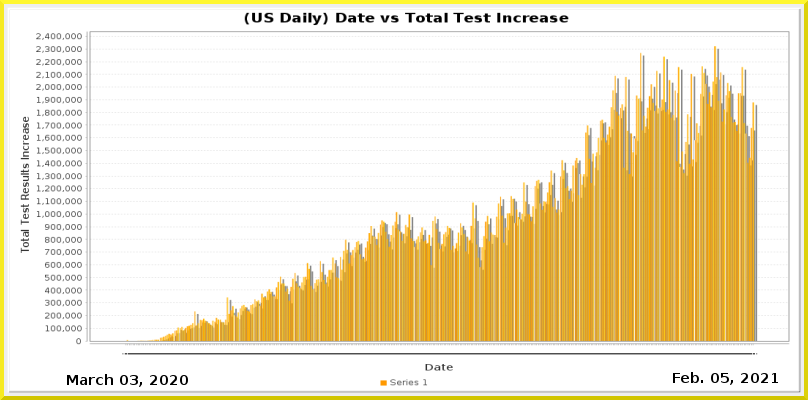
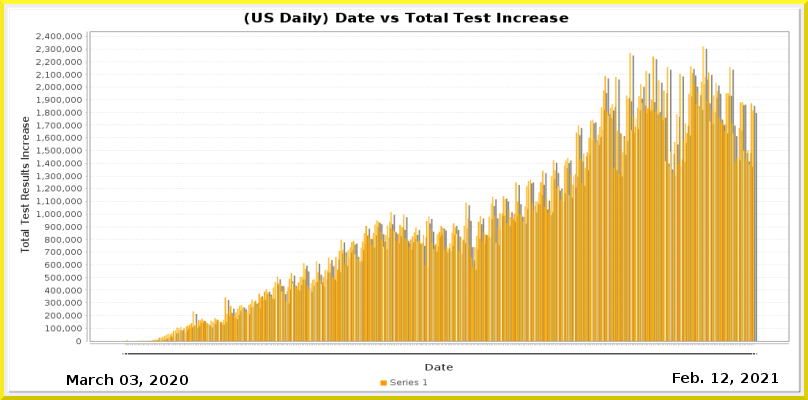
Comparing the layer stacks of the two 808x400 images. Changes:
painted on "Current Date" over [711, 373, 729, 383]
painted on "Date_vs_TestIncrease.png" over [128, 46, 758, 346]
